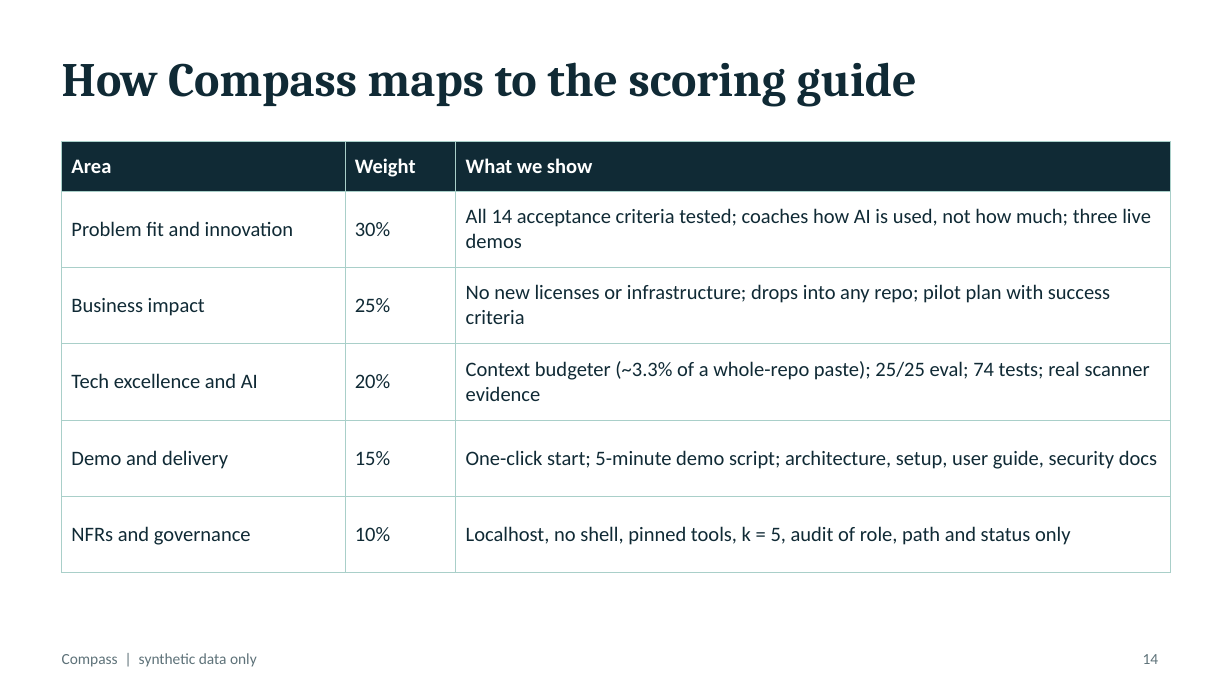
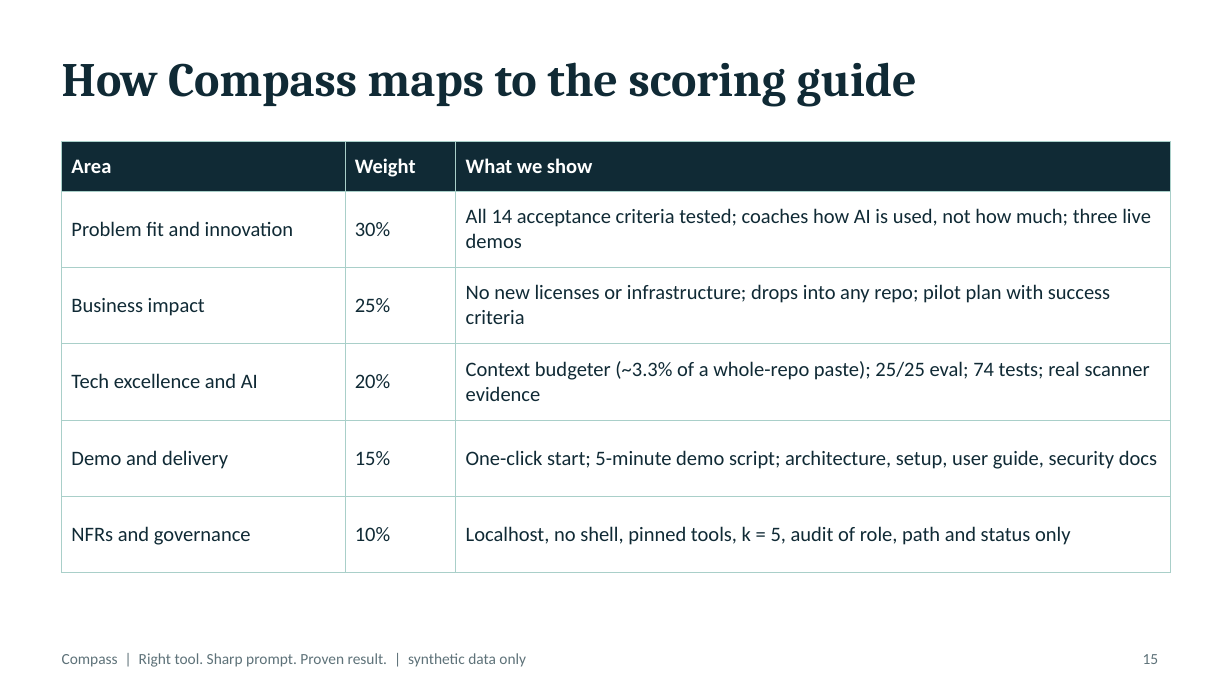
Before and after one commit to Kalyanraja/compass-ai-coach, a slide deck: slide 15 of docs/presentation/Compass-Hackathon.pptx (slide 14 before the commit). Drawn at 1232x693 pixels with LibreOffice and Linux fonts; fonts in the diff are those of the drawing. Boxes give left, top, right and bottom in pixels: in the first picture for what was removed or moved away, otherwise in the second. Text is boxed around its words. In the diff, an @@ line names an element or a change of style, - is before the commit and + after.

```diff
--- a/docs/presentation/Compass-Hackathon.pptx
+++ b/docs/presentation/Compass-Hackathon.pptx
@@ text at (62, 653, 526, 667): text changed @@
-Compass | synthetic data only
+Compass | Right tool. Sharp prompt. Proven result. | synthetic data only
@@ page number at (1143, 654, 1159, 664): text changed @@
-14
+15
```
Also in this commit, not shown: 15 other slides changed, 1 slide added, 3 other files.
